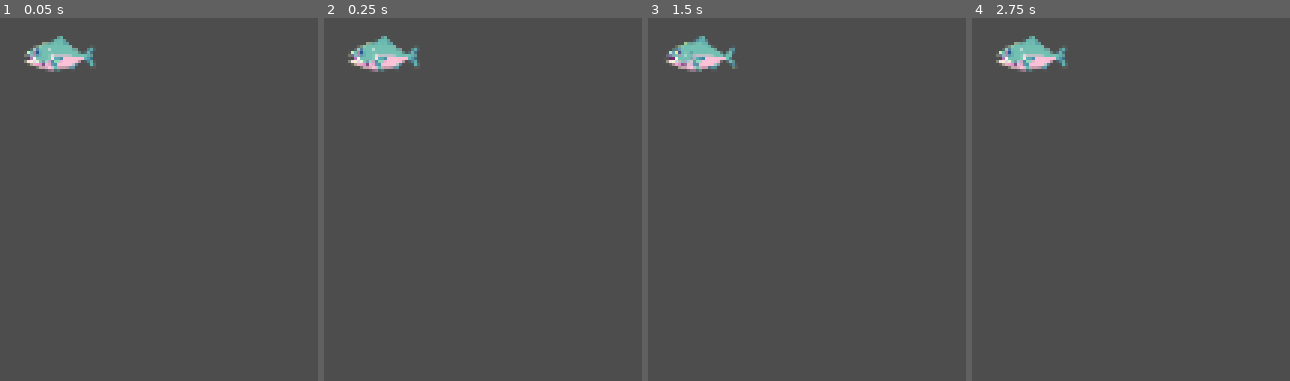
Above: before the commit, frames 1-4 (left to right).
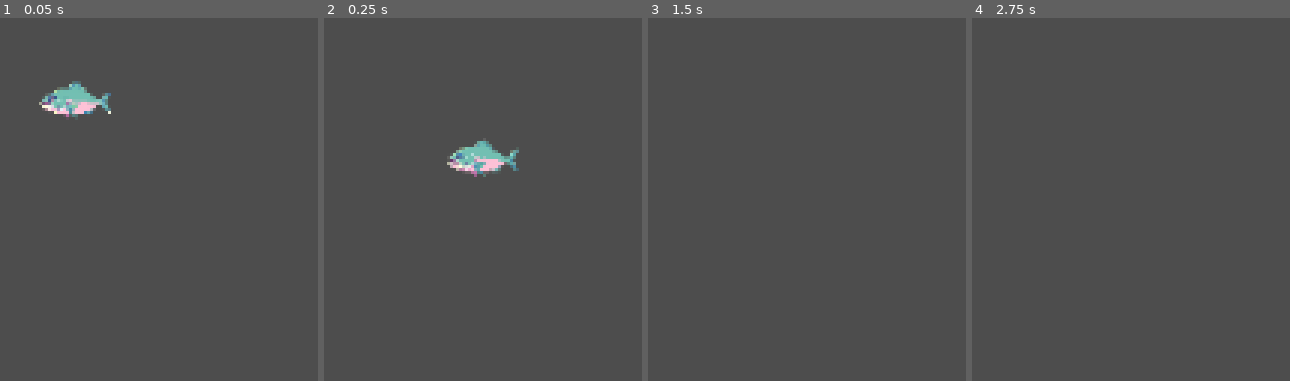
Above: after the commit, the same moments.

Repository: ocegnc/Bubullshit
Game: Godot game, scene res://Scenes/game.tscn
Same seed, same stepped clock (60 frames per second), same inputs: the game is played once before the commit and once after it.
Inputs:
- Up to frame 1 (0.05 s): no input
- Up to frame 2 (0.25 s): no input
- Up to frame 3 (1.5 s): hold Right (ui_right) from 0.53 s (still down); tap Enter at 1.25 s
- Up to frame 4 (2.75 s): tap Space at 2 s; release Right (ui_right) at 2.03 s; hold Left (ui_left) from 2.03 s (still down)

The runs differ from the first frame. In frame 1, 2.6% of the frame differs, in the area x 7-35%, y 4-28%; in frame 2, 2.6%, in the area x 7-62%, y 4-44%; in frame 3, 1.3%; in frame 4, 1.3%.

Commit message:
add area 2D to collision

Diff:
--- a/Scenes/piranha.tscn
+++ b/Scenes/piranha.tscn
@@ -18,19 +18,24 @@
 "speed": 5.0
 }]
 
-[sub_resource type="CircleShape2D" id="CircleShape2D_kpvkf"]
-radius = 8.06226
+[sub_resource type="CircleShape2D" id="CircleShape2D_wn3vx"]
+radius = 7.0
 
 [node name="Piranha" type="CharacterBody2D"]
 script = ExtResource("1_g8bl1")
 
-[node name="AnimatedSprite2D" type="AnimatedSprite2D" parent="."]
+[node name="AnimatedSprite2D" type="AnimatedSprite2D" parent="." groups=["piranha"]]
 texture_filter = 1
-position = Vector2(-9.53674e-07, 3)
+position = Vector2(1, 3)
 scale = Vector2(0.0559896, 0.0559896)
 sprite_frames = SubResource("SpriteFrames_i2awx")
 frame_progress = 0.57375
 
-[node name="CollisionShape2D" type="CollisionShape2D" parent="."]
-position = Vector2(0, 3)
-shape = SubResource("CircleShape2D_kpvkf")
+[node name="Area2D" type="Area2D" parent="."]
+position = Vector2(10.6103, 3.18687)
+
+[node name="CollisionShape2D" type="CollisionShape2D" parent="Area2D" groups=["piranha"]]
+position = Vector2(-10.6103, -0.186874)
+shape = SubResource("CircleShape2D_wn3vx")
+
+[connection signal="area_entered" from="Area2D" to="." method="_on_area_2d_area_entered"]
--- a/Scripts/piranha.gd
+++ b/Scripts/piranha.gd
@@ -22,5 +22,7 @@
 
 	move_and_slide()
 
-	if get_slide_collision_count()>0:
-			direction *= -1  # Inverse direction
+
+
+func _on_area_2d_area_entered(area: Area2D) -> void:
+	direction *= -1  # Inverse direction
